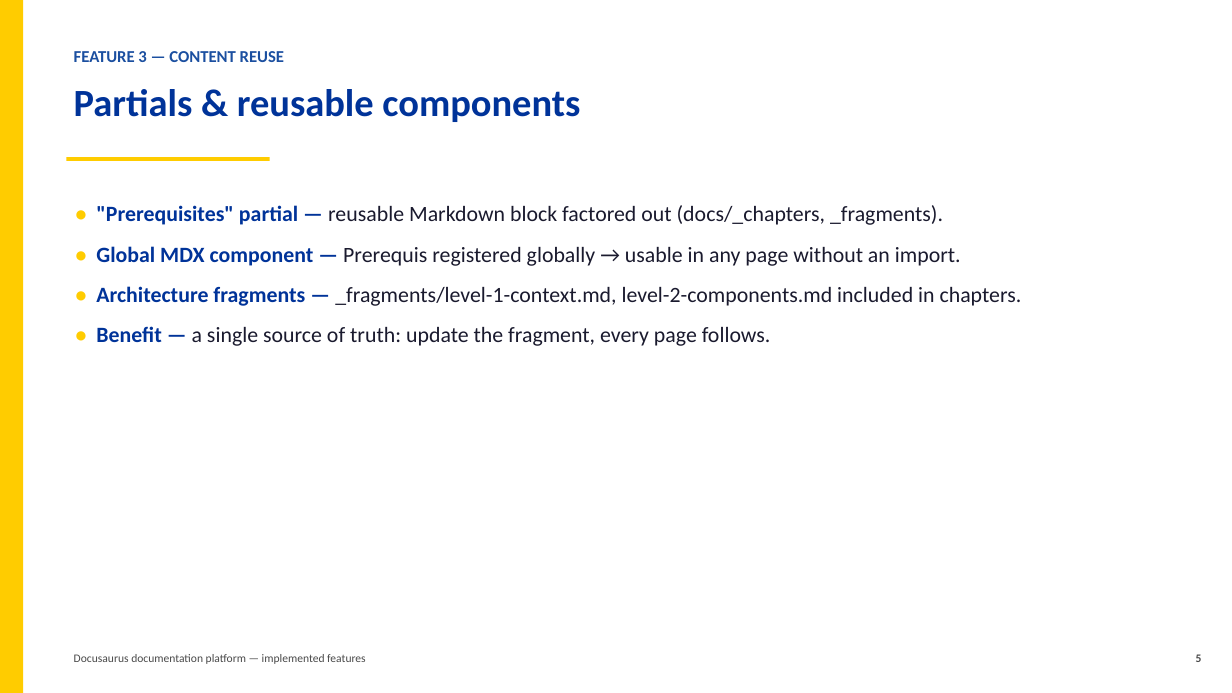
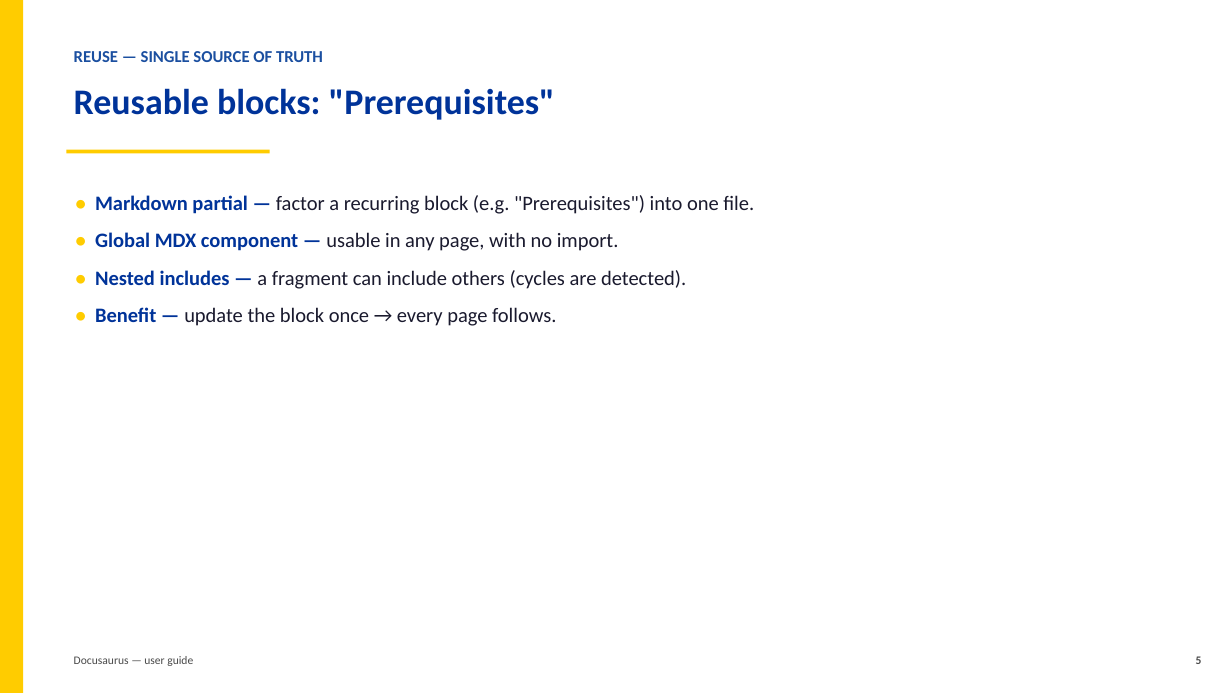
Before and after one commit to InnovateIt-ak/docusaurus, a slide deck: slide 5 of implemented-features.pptx. Drawn at 1232x693 pixels with LibreOffice and Linux fonts; fonts in the diff are those of the drawing. Boxes give left, top, right and bottom in pixels: in the first picture for what was removed or moved away, otherwise in the second. Text is boxed around its words. In the diff, an @@ line names an element or a change of style, - is before the commit and + after.

```diff
--- a/implemented-features.pptx
+++ b/implemented-features.pptx
@@ text at box(74, 51, 323, 62): text changed @@
-FEATURE 3 — CONTENT REUSE
+REUSE — SINGLE SOURCE OF TRUTH
@@ text at box(74, 88, 555, 120): text changed; size 30 to 28 pt @@
-Partials & reusable components
+Reusable blocks: "Prerequisites"
@@ rectangle: place and size @@
-rectangle at box(67, 157, 270, 161)
+rectangle at box(67, 150, 270, 153)
@@ text at box(95, 195, 754, 326): text changed; size 17 to 16 pt @@
-• "Prerequisites" partial — reusable Markdown block factored out (docs/_chapters, _fragments).
-• Global MDX component — Prerequis registered globally → usable in any page without an import.
-• Architecture fragments — _fragments/level-1-context.md, level-2-components.md included in chapters.
-• Benefit — a single source of truth: update the fragment, every page follows.
+• Markdown partial — factor a recurring block (e.g. "Prerequisites") into one file.
+• Global MDX component — usable in any page, with no import.
+• Nested includes — a fragment can include others (cycles are detected).
+• Benefit — update the block once → every page follows.
@@ text at box(74, 656, 193, 666): text changed @@
-Docusaurus documentation platform — implemented features
+Docusaurus — user guide
```
Also in this commit, not shown: 6 other slides changed, 3 slides added, 3 slides removed, 5 other files.
